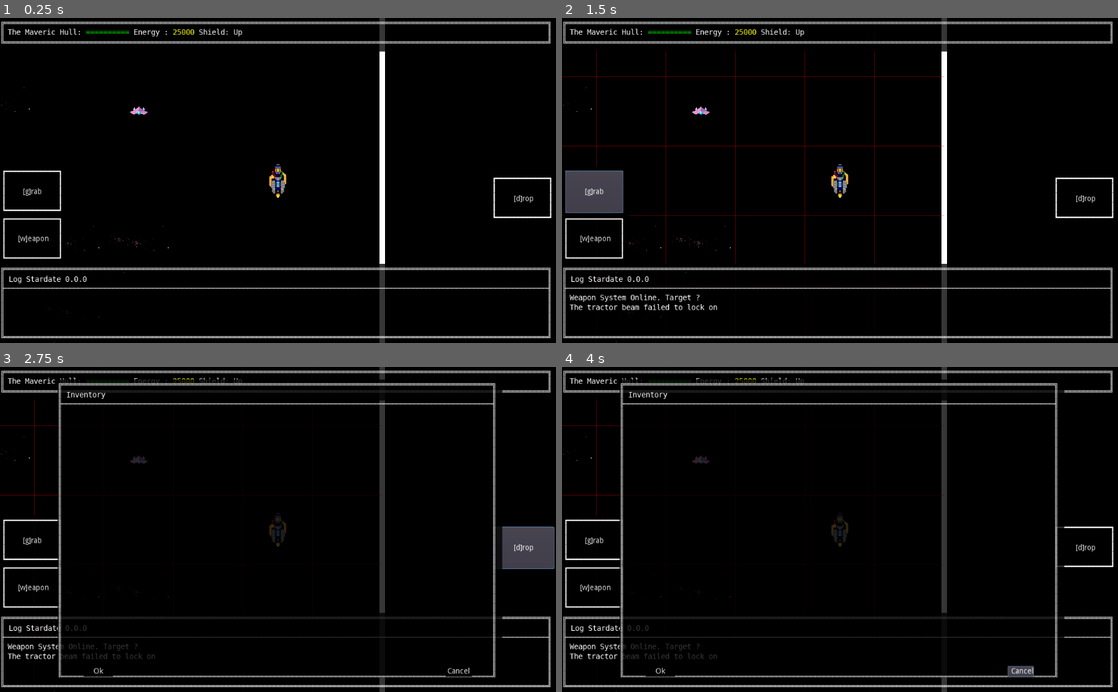
Above: before the commit, frames 1-4 (two rows, left to right).
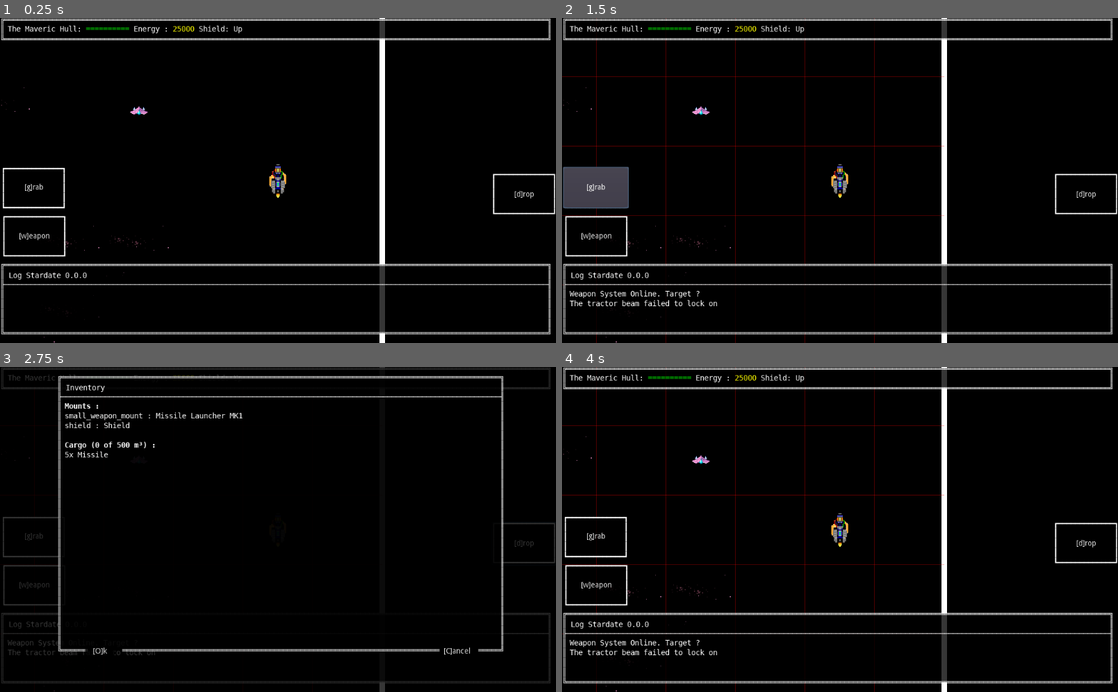
Above: after the commit, the same moments.

Repository: Ombarus/SolarRogue
Game: Godot game, scene res://scenes/main.tscn
The game is run twice, just before and just after one commit, with the same random seed, the same clock (stepped at 60 frames per second) and the same inputs.
Inputs (mouse positions are in pixels of both pictures, inside the frame that each line leads up to):
- Up to frame 1 (0.25 s): no input
- Up to frame 2 (1.5 s): click "[w]eapon" at 0.5 s; click "[g]rab" at 1.25 s
- Up to frame 3 (2.75 s): click "[d]rop" at 2 s
- Up to frame 4 (4 s): click "Ok" (after the commit: "[O]k") at 2.75 s; click (1023, 672) at 3.5 s, where only the run before the commit has a clickable "Cancel"

The runs differ from the first frame. In frame 1, 9.3% of the frame differs, in the area x 0-100%, y 0-100%; in frame 2, 10%; in frame 3, 13%; in frame 4, 13%.

Commit message:
- Fixed margin for dialogs - Can display inventory (WIP) + Added support for bold/italic DejaVu fonts

Diff:
--- /dev/null
+++ b/data/fonts/DejaVuSansMonoBold.tres
@@ -0,0 +1,11 @@
+[gd_resource type="DynamicFont" load_steps=2 format=2]
+
+[ext_resource path="res://data/fonts/DejaVuSansMono-Bold.ttf" type="DynamicFontData" id=1]
+
+[resource]
+
+size = 14
+use_mipmaps = false
+use_filter = false
+font_data = ExtResource( 1 )
+_sections_unfolded = [ "Font", "Settings" ]
--- /dev/null
+++ b/data/fonts/DejaVuSansMonoItal.tres
@@ -0,0 +1,11 @@
+[gd_resource type="DynamicFont" load_steps=2 format=2]
+
+[ext_resource path="res://data/fonts/DejaVuSansMono-Oblique.ttf" type="DynamicFontData" id=1]
+
+[resource]
+
+size = 14
+use_mipmaps = false
+use_filter = false
+font_data = ExtResource( 1 )
+_sections_unfolded = [ "Font", "Settings" ]
--- /dev/null
+++ b/data/fonts/DejaVuSansMonoItalBold.tres
@@ -0,0 +1,11 @@
+[gd_resource type="DynamicFont" load_steps=2 format=2]
+
+[ext_resource path="res://data/fonts/DejaVuSansMono-BoldOblique.ttf" type="DynamicFontData" id=1]
+
+[resource]
+
+size = 14
+use_mipmaps = false
+use_filter = false
+font_data = ExtResource( 1 )
+_sections_unfolded = [ "Font", "Settings" ]
--- a/scenes/GUI/ButtonBase.tscn
+++ b/scenes/GUI/ButtonBase.tscn
@@ -4,14 +4,14 @@
 [ext_resource path="res://scenes/GUI/DialogWindowBaseASCII.tscn" type="PackedScene" id=2]
 [ext_resource path="res://data/styles/trans.tres" type="StyleBox" id=3]
 
-[node name="Button" type="Control"]
+[node name="Button" type="Control" index="0"]
 
 anchor_left = 0.0
 anchor_top = 0.0
 anchor_right = 0.0
 anchor_bottom = 0.0
-margin_right = 170.0
-margin_bottom = 98.0
+margin_right = 139.0
+margin_bottom = 89.0
 rect_pivot_offset = Vector2( 0, 0 )
 rect_clip_content = false
 mouse_filter = 0
@@ -27,12 +27,7 @@
 
 margin_right = 0.0
 margin_bottom = 0.0
-_sections_unfolded = [ "Anchor", "Mouse", "Visibility" ]
-editor_trigger_signal = true
-dialog_ok = false
-dialog_cancel = false
-title = ""
-content = ""
+_sections_unfolded = [ "Anchor", "Margin", "Mouse", "Rect", "Visibility" ]
 border_style = "━"
 
 [node name="btn" type="Button" parent="." index="1"]
@@ -41,10 +36,7 @@
 anchor_top = 0.0
 anchor_right = 1.0
 anchor_bottom = 1.0
-margin_left = 3.0
-margin_top = 8.0
-margin_right = -7.0
-margin_bottom = -10.0
+margin_bottom = -16.0
 rect_pivot_offset = Vector2( 0, 0 )
 rect_clip_content = false
 focus_mode = 2
--- a/scenes/GUI/DialogWindowBaseASCII.tscn
+++ b/scenes/GUI/DialogWindowBaseASCII.tscn
@@ -1,8 +1,45 @@
-[gd_scene load_steps=4 format=2]
+[gd_scene load_steps=11 format=2]
 
 [ext_resource path="res://scripts/GUI/window_draw.gd" type="Script" id=1]
 [ext_resource path="res://data/fonts/DejaVuSansMono.tres" type="DynamicFont" id=2]
 [ext_resource path="res://data/styles/GUI_bg.tres" type="StyleBox" id=3]
+[ext_resource path="res://data/fonts/DejaVuSansMonoItalBold.tres" type="DynamicFont" id=4]
+[ext_resource path="res://data/fonts/DejaVuSansMonoItal.tres" type="DynamicFont" id=5]
+[ext_resource path="res://data/fonts/DejaVuSansMonoBold.tres" type="DynamicFont" id=6]
+
+[sub_resource type="InputEventKey" id=1]
+
+device = 0
+alt = false
+shift = false
+control = false
+meta = false
+command = false
+pressed = false
+scancode = 79
+unicode = 0
+echo = false
+
+[sub_resource type="ShortCut" id=2]
+
+shortcut = SubResource( 1 )
+
+[sub_resource type="InputEventKey" id=3]
+
+device = 0
+alt = false
+shift = false
+control = false
+meta = false
+command = false
+pressed = false
+scancode = 67
+unicode = 0
+echo = false
+
+[sub_resource type="ShortCut" id=4]
+
+shortcut = SubResource( 3 )
 
 [node name="base" type="Control"]
 
@@ -10,8 +47,8 @@
 anchor_top = 0.0
 anchor_right = 1.0
 anchor_bottom = 1.0
-margin_right = -568.0
-margin_bottom = -292.0
+margin_right = -694.0
+margin_bottom = -415.0
 rect_pivot_offset = Vector2( 0, 0 )
 rect_clip_content = false
 mouse_filter = 0
@@ -19,10 +56,10 @@
 size_flags_horizontal = 1
 size_flags_vertical = 1
 script = ExtResource( 1 )
-_sections_unfolded = [ "Anchor" ]
+_sections_unfolded = [ "Anchor", "Margin", "Rect" ]
 editor_trigger_signal = false
-dialog_ok = true
-dialog_cancel = true
+dialog_ok = false
+dialog_cancel = false
 title = ""
 content = ""
 border_style = "="
@@ -54,6 +91,10 @@
 anchor_top = 0.0
 anchor_right = 1.0
 anchor_bottom = 1.0
+margin_left = 3.0
+margin_top = 2.0
+margin_right = -6.0
+margin_bottom = -19.8946
 rect_pivot_offset = Vector2( 0, 0 )
 rect_clip_content = false
 mouse_filter = 0
@@ -61,7 +102,7 @@
 size_flags_horizontal = 3
 size_flags_vertical = 3
 custom_styles/panel = ExtResource( 3 )
-_sections_unfolded = [ "Size Flags", "Theme", "custom_styles" ]
+_sections_unfolded = [ "Margin", "Size Flags", "Theme", "custom_styles" ]
 
 [node name="contour" type="RichTextLabel" parent="bg" index="0"]
 
@@ -69,8 +110,12 @@
 anchor_top = 0.0
 anchor_right = 1.0
 anchor_bottom = 1.0
-rect_pivot_offset = Vector2( 0, 0 )
-rect_clip_content = true
+margin_left = -3.0
+margin_top = -8.0
+margin_right = 6.0
+margin_bottom = 19.8946
+rect_pivot_offset = Vector2( 0, 0 )
+rect_clip_content = false
 mouse_filter = 0
 mouse_default_cursor_shape = 0
 size_flags_horizontal = 1
@@ -79,44 +124,30 @@
 custom_fonts/normal_font = ExtResource( 2 )
 custom_colors/default_color = Color( 1, 1, 1, 1 )
 bbcode_enabled = true
-bbcode_text = "╔══════════════════════════════════════════════════════╗
-║                                                      ║
-║                                                      ║
-║                                                      ║
-║                                                      ║
-║                                                      ║
-║                                                      ║
-║                                                      ║
-║                                                      ║
-║                                                      ║
-║                                                      ║
-║                                                      ║
-║                                                      ║
-║                                                      ║
-║                                                      ║
-║                                                      ║
-╚═════        ══════════════════════════════        ═══╝"
+bbcode_text = "╔═══════════════════════════════════════╗
+║                                       ║
+║                                       ║
+║                                       ║
+║                                       ║
+║                                       ║
+║                                       ║
+║                                       ║
+║                                       ║
+╚═══════════════════════════════════════╝"
 visible_characters = -1
 percent_visible = 1.0
 meta_underlined = true
 tab_size = 4
-text = "╔══════════════════════════════════════════════════════╗
-║                                                      ║
-║                                                      ║
-║                                                      ║
-║                                                      ║
-║                                                      ║
-║                                                      ║
-║                                                      ║
-║                                                      ║
-║                                                      ║
-║                                                      ║
-║                                                      ║
-║                                                      ║
-║                                                      ║
-║                                                      ║
-║                                                      ║
-╚═════        ══════════════════════════════        ═══╝"
+text = "╔═══════════════════════════════════════╗
+║                                       ║
+║                                       ║
+║                                       ║
+║                                       ║
+║                                       ║
+║                                       ║
+║                                       ║
+║                                       ║
+╚═══════════════════════════════════════╝"
 scroll_active = false
 scroll_following = false
 selection_enabled = false
@@ -140,6 +171,9 @@
 size_flags_horizontal = 3
 size_flags_vertical = 1
 custom_fonts/mono_font = ExtResource( 2 )
+custom_fonts/bold_italics_font = ExtResource( 4 )
+custom_fonts/italics_font = ExtResource( 5 )
+custom_fonts/bold_font = ExtResource( 6 )
 custom_fonts/normal_font = ExtResource( 2 )
 bbcode_enabled = true
 bbcode_text = ""
@@ -171,6 +205,9 @@
 size_flags_horizontal = 3
 size_flags_vertical = 3
 custom_fonts/mono_font = ExtResource( 2 )
+custom_fonts/bold_italics_font = ExtResource( 4 )
+custom_fonts/italics_font = ExtResource( 5 )
+custom_fonts/bold_font = ExtResource( 6 )
 custom_fonts/normal_font = ExtResource( 2 )
 bbcode_enabled = true
 bbcode_text = ""
@@ -185,16 +222,32 @@
 override_selected_font_color = false
 _sections_unfolded = [ "BBCode", "Margin", "Size Flags", "custom_fonts" ]
 
-[node name="Ok" type="Button" parent="bg/contour" index="3"]
-
+[node name="Control" type="Control" parent="bg/contour" index="3"]
+
+anchor_left = 0.0
+anchor_top = 0.0
+anchor_right = 1.0
+anchor_bottom = 1.0
+margin_bottom = -20.0
+rect_pivot_offset = Vector2( 0, 0 )
+rect_clip_content = false
+mouse_filter = 0
+mouse_default_cursor_shape = 0
+size_flags_horizontal = 1
+size_flags_vertical = 1
+_sections_unfolded = [ "Theme" ]
+
+[node name="Ok" type="Button" parent="bg/contour/Control" index="0"]
+
+visible = false
 anchor_left = 0.0
 anchor_top = 1.0
 anchor_right = 0.0
 anchor_bottom = 1.0
-margin_left = 48.0
-margin_top = -21.0
-margin_right = 102.0
-margin_bottom = -1.0
+margin_left = 52.0
+margin_top = -4.88501
+margin_right = 106.0
+margin_bottom = -4.88501
 rect_pivot_offset = Vector2( 0, 0 )
 rect_clip_content = false
 focus_mode = 2
@@ -205,23 +258,24 @@
 custom_styles/normal = ExtResource( 3 )
 toggle_mode = false
 enabled_focus_mode = 2
-shortcut = null
+shortcut = SubResource( 2 )
 group = null
-text = "Ok"
+text = "[O]k"
 flat = false
 align = 1
-_sections_unfolded = [ "Rect", "custom_styles" ]
-
-[node name="Cancel" type="Button" parent="bg/contour" index="4"]
-
+_sections_unfolded = [ "Margin", "Rect", "custom_styles" ]
+
+[node name="Cancel" type="Button" parent="bg/contour/Control" index="1"]
+
+visible = false
 anchor_left = 1.0
 anchor_top = 1.0
 anchor_right = 1.0
 anchor_bottom = 1.0
-margin_left = -104.0
-margin_top = -21.0
-margin_right = -56.0
-margin_bottom = -1.0
+margin_left = -114.0
+margin_top = -4.88501
+margin_right = -60.0
+margin_bottom = -4.88501
 rect_pivot_offset = Vector2( 0, 0 )
 rect_clip_content = false
 focus_mode = 2
@@ -232,9 +286,13 @@
 custom_styles/normal = ExtResource( 3 )
 toggle_mode = false
 enabled_focus_mode = 2
-shortcut = null
+shortcut = SubResource( 4 )
 group = null
-text = "Cancel"
+text = "[C]ancel"
 flat = false
 align = 1
-_sections_unfolded = [ "custom_styles" ]
+_sections_unfolded = [ "Margin", "Rect", "custom_styles" ]
+
+[connection signal="pressed" from="bg/contour/Control/Ok" to="." method="_on_Ok_pressed"]
+
+[connection signal="pressed" from="bg/contour/Control/Cancel" to="." method="_on_Cancel_pressed"]
--- a/scenes/main.tscn
+++ b/scenes/main.tscn
@@ -16,9 +16,11 @@
 [ext_resource path="res://scenes/GUI/DialogWindowBaseASCII.tscn" type="PackedScene" id=14]
 [ext_resource path="res://scenes/GUI/ButtonBase.tscn" type="PackedScene" id=15]
 [ext_resource path="res://data/Weapon_ShortCut.tres" type="ShortCut" id=16]
-[ext_resource path="res://scripts/DEBUG.gd" type="Script" id=17]
-
-[sub_resource type="InputEventKey" id=3]
+[ext_resource path="res://scripts/GUI/InventoryLayout.gd" type="Script" id=17]
+[ext_resource path="res://data/styles/GUI_bg.tres" type="StyleBox" id=18]
+[ext_resource path="res://scripts/DEBUG.gd" type="Script" id=19]
+
+[sub_resource type="InputEventKey" id=1]
 
 device = 0
 alt = false
@@ -200,11 +202,12 @@
 
 [node name="HUD" type="Control" parent="Camera-GUI" index="0"]
 
-editor/display_folded = true
-anchor_left = 0.0
-anchor_top = 0.0
-anchor_right = 1.0
-anchor_bottom = 1.0
+anchor_left = 0.0
+anchor_top = 0.0
+anchor_right = 1.0
+anchor_bottom = 1.0
+margin_right = -1.0
+margin_bottom = -1.0
 rect_pivot_offset = Vector2( 0, 0 )
 rect_clip_content = false
 mouse_filter = 2
@@ -236,9 +239,7 @@
 margin_right = 0.0
 margin_bottom = 0.0
 mouse_filter = 2
-_sections_unfolded = [ "Anchor", "Mouse", "Rect" ]
-dialog_ok = false
-dialog_cancel = false
+_sections_unfolded = [ "Anchor", "Margin", "Mouse", "Rect" ]
 title = "Log Stardate 0.0.0"
 border_style = null
 
@@ -261,9 +262,9 @@
 anchor_top = 1.0
 anchor_bottom = 1.0
 margin_left = 3.0
-margin_top = -238.0
+margin_top = -235.0
 margin_right = 124.0
-margin_bottom = -143.0
+margin_bottom = -140.0
 mouse_filter = 2
 Text = "[w]eapon"
 Action = ExtResource( 16 )
@@ -272,12 +273,12 @@
 
 anchor_top = 1.0
 anchor_bottom = 1.0
-margin_left = 3.0
-margin_top = -326.0
-margin_right = 120.0
-margin_bottom = -230.0
+margin_left = 2.0
+margin_top = -324.0
+margin_right = 123.0
+margin_bottom = -232.0
 Text = "[g]rab"
-Action = SubResource( 4 )
+Action = SubResource( 2 )
 
 [node name="Drop" parent="Camera-GUI/HUD/Buttons" index="2" instance=ExtResource( 15 )]
 
@@ -298,9 +299,7 @@
 margin_right = 0.0
 margin_bottom = 62.0
 mouse_filter = 2
-_sections_unfolded = [ "Anchor", "Mouse" ]
-dialog_ok = false
-dialog_cancel = false
+_sections_unfolded = [ "Anchor", "Margin", "Mouse", "Rect" ]
 content = "The Maveric Hull: [color=lime]==========[/color] Energy : [color=yellow]25000[/color] Shield: Up"
 border_style = null
 
@@ -316,17 +315,34 @@
 mouse_default_cursor_shape = 0
 size_flags_horizontal = 1
 size_flags_vertical = 1
-script = ExtResource( 11 )
-
-[node name="base" parent="Camera-GUI/Inventory" index="0" instance=ExtResource( 14 )]
-
-margin_left = 106.0
-margin_top = 23.0
-margin_right = -99.0
-margin_bottom = -27.0
+script = ExtResource( 17 )
+
+[node name="ModalBG" type="Panel" parent="Camera-GUI/Inventory" index="0"]
+
+anchor_left = 0.0
+anchor_top = 0.0
+anchor_right = 1.0
+anchor_bottom = 1.0
+rect_pivot_offset = Vector2( 0, 0 )
+rect_clip_content = false
+mouse_filter = 0
+mouse_default_cursor_shape = 0
+size_flags_horizontal = 1
+size_flags_vertical = 1
+custom_styles/panel = ExtResource( 18 )
+_sections_unfolded = [ "custom_styles" ]
+
+[node name="base" parent="Camera-GUI/Inventory" index="1" instance=ExtResource( 14 )]
+
+margin_left = 105.0
+margin_top = 16.0
+margin_right = -95.0
+margin_bottom = -50.0
+dialog_ok = true
+dialog_cancel = true
 title = "Inventory"
 
 [node name="DEBUG" type="Node2D" parent="." index="7"]
 
 visible = false
-script = ExtResource( 17 )
+script = ExtResource( 19 )
--- a/scripts/Behaviors/DamageBehavior.gd
+++ b/scripts/Behaviors/DamageBehavior.gd
@@ -81,7 +81,7 @@
 		if not shooter.modified_attributes.has("cargo"):
 			shooter.modified_attributes["cargo"] = {}
 			shooter.modified_attributes.cargo["content"] = shooter.base_attributes.cargo.content
-			shooter.modified_attributes.cargo["capacity"] = shooter.base_attributes.cargo.capacity
+			shooter.modified_attributes.cargo["capacity"] = 0
 		ammo_data = Globals.LevelLoaderRef.LoadJSON(ammo)
 		for item in shooter.modified_attributes.cargo.content:
 			if item.src == ammo && item.count > 0:
--- a/scripts/Behaviors/InventoryBehavior.gd
+++ b/scripts/Behaviors/InventoryBehavior.gd
@@ -26,7 +26,7 @@
 	if not picker.modified_attributes.has("cargo"):
 		picker.modified_attributes["cargo"] = {}
 		picker.modified_attributes.cargo["content"] = picker.base_attributes.cargo.content
-		picker.modified_attributes.cargo["capacity"] = picker.base_attributes.cargo.capacity
+		picker.modified_attributes.cargo["capacity"] = 0
 	var inventory_space = picker.modified_attributes.cargo.capacity
 	for obj in filtered_obj:
 		if obj.base_attributes.equipment.volume > inventory_space:
--- a/scripts/Behaviors/PlayerBehavior.gd
+++ b/scripts/Behaviors/PlayerBehavior.gd
@@ -42,7 +42,7 @@
 	if lock_input:
 		return
 
-	BehaviorEvents.emit_signal("OnPushGUI", "Inventory")
+	BehaviorEvents.emit_signal("OnPushGUI", "Inventory", playerNode)
 
 
 func OnObjTurn_Callback(obj):
@@ -57,7 +57,7 @@
 		return
 
 	BehaviorEvents.emit_signal("OnLogLine", "Weapon System Online. Target ?")
-	BehaviorEvents.emit_signal("OnPushGUI", "GridPattern")
+	BehaviorEvents.emit_signal("OnPushGUI", "GridPattern", null)
 	_input_state = INPUT_STATE.grid_targetting
 
 func OnLevelLoaded_Callback():
@@ -69,6 +69,8 @@
 
 		#TODO: Pop menu for player creation ?
 		playerNode = levelLoaderRef.RequestObject("data/json/ships/player_default.json", levelLoaderRef.World_to_Tile(starting_wormhole.position))
+
+
 
 
 func _unhandled_input(event):
--- a/scripts/Behaviors/UIManager.gd
+++ b/scripts/Behaviors/UIManager.gd
@@ -12,15 +12,17 @@
 func OnLevelLoaded_Callback():
 	BehaviorEvents.disconnect("OnLevelLoaded", self, "OnLevelLoaded_Callback")
 	# push default UI (might be some main menu or splash screen one day)
-	BehaviorEvents.call_deferred("emit_signal", "OnPushGUI", "HUD")
+	BehaviorEvents.call_deferred("emit_signal", "OnPushGUI", "HUD", null)
 
 func OnGUILoaded_Callback(name, obj):
 	_gui_list[name] = obj
 	obj.visible = false
 
-func OnPushGUI_Callback(name):
+func OnPushGUI_Callback(name, init_param):
 	#TODO: animate ?
+	#TODO: make sure Layout is not already in stack
 	_gui_list[name].visible = true
+	_gui_list[name].Init(init_param)
 	_stack.push_back(name)
 
 func OnPopGUI_Callback():
--- a/scripts/GUI/GUILayoutBase.gd
+++ b/scripts/GUI/GUILayoutBase.gd
@@ -6,12 +6,6 @@
 	self.set_process_unhandled_input(false)
 	self.mouse_filter = Control.MOUSE_FILTER_IGNORE
 
-func _input(ev):
+# overridable function for loading dialog content
+func Init(init_param):
 	pass
-	#print("blehbleh")
-
-func _input_event(ev):
-	print("bleh")
-
-func _gui_input(event):
-	print("_gui_input of HUD")
--- /dev/null
+++ b/scripts/GUI/InventoryLayout.gd
@@ -0,0 +1,48 @@
+extends "res://scripts/GUI/GUILayoutBase.gd"
+
+# class member variables go here, for example:
+# var a = 2
+# var b = "textvar"
+
+func _ready():
+	get_node("base").connect("OnOkPressed", self, "Ok_Callback")
+	get_node("base").connect("OnCancelPressed", self, "Cancel_Callback")
+
+func Ok_Callback():
+	BehaviorEvents.emit_signal("OnPopGUI")
+
+func Cancel_Callback():
+	BehaviorEvents.emit_signal("OnPopGUI")
+
+func Init(init_param):
+	var cargo = init_param.base_attributes.cargo.content
+	var mounts = init_param.base_attributes.mounts
+	if init_param.modified_attributes.has("cargo"):
+		cargo = init_param.modified_attributes.cargo.content
+	if init_param.modified_attributes.has("mounts"):
+		mounts = init_param.modified_attributes.mounts
+
+	var result_string = ""
+	result_string = "[b]Mounts :[/b]\n"
+	for key in mounts:
+		var data = Globals.LevelLoaderRef.LoadJSON(mounts[key])
+		result_string += key + " : " + data.name_id + "\n"
+
+	var current_load = 0
+	if init_param.modified_attributes.has("cargo"):
+		current_load = init_param.modified_attributes.cargo.capacity
+	var capacity = "(" + str(current_load) + " of " + str(init_param.base_attributes.cargo.capacity) + " m³)"
+	result_string += "\n[b]Cargo " + capacity + " :[/b]\n"
+	for item in cargo:
+		var data = Globals.LevelLoaderRef.LoadJSON(item.src)
+		var counting = ""
+		if item.count > 1:
+			counting = str(item.count) + "x "
+		result_string += counting + data.name_id + "\n"
+
+	get_node("base").content = result_string
+
+#func _process(delta):
+#	# Called every frame. Delta is time since last frame.
+#	# Update game logic here.
+#	pass
--- a/scripts/GUI/window_draw.gd
+++ b/scripts/GUI/window_draw.gd
@@ -8,9 +8,16 @@
 export(String) var content = "" setget set_content
 export(String, "═", "─", "━", " ") var border_style = "=" setget set_style
 
+signal OnOkPressed()
+signal OnCancelPressed()
+
 var _window_size
 var _font_size
 var string_dict = string_double
+
+#var btn_margin_bottom
+#var btn_margin_top
+#var btn_offset = 0
 
 const string_double = {
 	"top_left": "╔",
@@ -89,11 +96,19 @@
 	update()
 
 func init():
-	if _font_size == null && has_node("width_test"):
+	if has_node("width_test"):
 		var font = get_node("width_test").get_font("font")
 		if font == null:
 			return
-		_font_size = font.get_string_size("a")
+
+#		btn_margin_bottom = get_node("bg/contour/Ok").margin_bottom + btn_offset
+#		btn_margin_top = get_node("bg/contour/Ok").margin_top + btn_offset
+#		btn_offset = 0
+#		print("offset ", btn_offset, ", btn_margin top,bottom = (", btn_margin_top, ", ", btn_margin_bottom, ")")
+
+		var test_string = string_dict.side
+		_font_size = font.get_string_size(test_string)
+		_font_size.y = _font_size.y + (0.0595 * _font_size.y) # arbitrary factor that seems to be off in godot
 		_window_size = self.get_rect().size
 		if self.is_connected("resized", self, "on_size_changed"):
 			self.disconnect("resized", self, "on_size_changed")
@@ -110,11 +125,11 @@
 	update()
 
 func update():
-	if _font_size == null || not has_node("bg/contour/Ok"):
+	if _font_size == null || not has_node("bg/contour/Control/Ok"):
 		return
 
-	var ok_btn = get_node("bg/contour/Ok")
-	var cancel_btn = get_node("bg/contour/Cancel")
+	var ok_btn = get_node("bg/contour/Control/Ok")
+	var cancel_btn = get_node("bg/contour/Control/Cancel")
 
 	if ok_btn:
 		ok_btn.visible = dialog_ok
@@ -129,8 +144,29 @@
 	var repeat_line = string_dict.repeat_line
 	var repeat_header = string_dict.repeat_header
 
-	var repeat_width = int(floor((_window_size.x - (_font_size.x/2.0)) / _font_size.x))
-	var repeat_height = int(floor((_window_size.y - (_font_size.y/2.0)) / _font_size.y))
+	var repeat_width = int(floor((_window_size.x) / _font_size.x))
+	var remainder_width = (_window_size.x / _font_size.x) - repeat_width
+	remainder_width = remainder_width * _font_size.x
+	get_node("bg").margin_right = -remainder_width - (_font_size.x / 2.0) # remove half font-size to have the bg be half inside the border
+	get_node("bg/contour").margin_right = remainder_width + (_font_size.x / 2.0)
+	var repeat_height = int(floor((_window_size.y / _font_size.y)))
+	var remainder_height = (_window_size.y / _font_size.y) - repeat_height
+	remainder_height = remainder_height * _font_size.y
+	get_node("bg").margin_bottom = -remainder_height - (_font_size.y / 1.2)
+	get_node("bg/contour").margin_bottom = remainder_height + (_font_size.y / 1.2)
+
+	get_node("bg/contour/Control/Ok").margin_top = -remainder_height
+	get_node("bg/contour/Control/Ok").margin_bottom = -remainder_height
+	get_node("bg/contour/Control/Cancel").margin_top = -remainder_height
+	get_node("bg/contour/Control/Cancel").margin_bottom = -remainder_height
+
+#	get_node("bg/contour/Ok").margin_bottom = btn_margin_bottom - remainder_height
+#	get_node("bg/contour/Ok").margin_top = btn_margin_top - remainder_height
+#	get_node("bg/contour/Cancel").margin_bottom = btn_margin_bottom - remainder_height
+#	get_node("bg/contour/Cancel").margin_top = btn_margin_top - remainder_height
+#	print("btn_offset = ", remainder_height)
+#	btn_offset = remainder_height
+
 
 	for i in range(0,repeat_width - 2):
 		top_string += repeat_line
@@ -138,9 +174,10 @@
 
 		var start_ok_x = ok_btn.rect_position.x - _font_size.x
 		var end_ok_x = ok_btn.rect_position.x + ok_btn.rect_size.x
-		var start_cancel_x = cancel_btn.rect_position.x - _font_size.x
+		var start_cancel_x = cancel_btn.rect_position.x - (2*_font_size.x)
 		var end_cancel_x = cancel_btn.rect_position.x + cancel_btn.rect_size.x
-		var cur_x = i * _font_size.x + self.rect_position.x
+		# i+1 because we've already done the 1 char corner
+		var cur_x = (i+1) * _font_size.x + get_node("bg/contour").rect_position.x + get_node("bg/contour").margin_left
 		if (cur_x < start_ok_x || cur_x > end_ok_x || not dialog_ok) && (cur_x < start_cancel_x || cur_x > end_cancel_x || not dialog_cancel):
 			bottom_string += repeat_line
 		else:
@@ -189,3 +226,12 @@
 #	# Called every frame. Delta is time since last frame.
 #	# Update game logic here.
 #	pass
+
+
+
+func _on_Ok_pressed():
+	emit_signal("OnOkPressed")
+
+
+func _on_Cancel_pressed():
+	emit_signal("OnCancelPressed")
--- a/scripts/autoload/BehaviorEvents.gd
+++ b/scripts/autoload/BehaviorEvents.gd
@@ -12,7 +12,7 @@
 signal OnPickup(picker, picked)
 
 signal OnGUILoaded(name, obj)
-signal OnPushGUI(name)
+signal OnPushGUI(name, init_param)
 signal OnPopGUI()
 
 
Binary file added: data/fonts/DejaVuSansMono-Bold.ttf
Binary file added: data/fonts/DejaVuSansMono-BoldOblique.ttf
Binary file added: data/fonts/DejaVuSansMono-Oblique.ttf
Not shown: 4 places in scenes/main.tscn that only renumber resources
